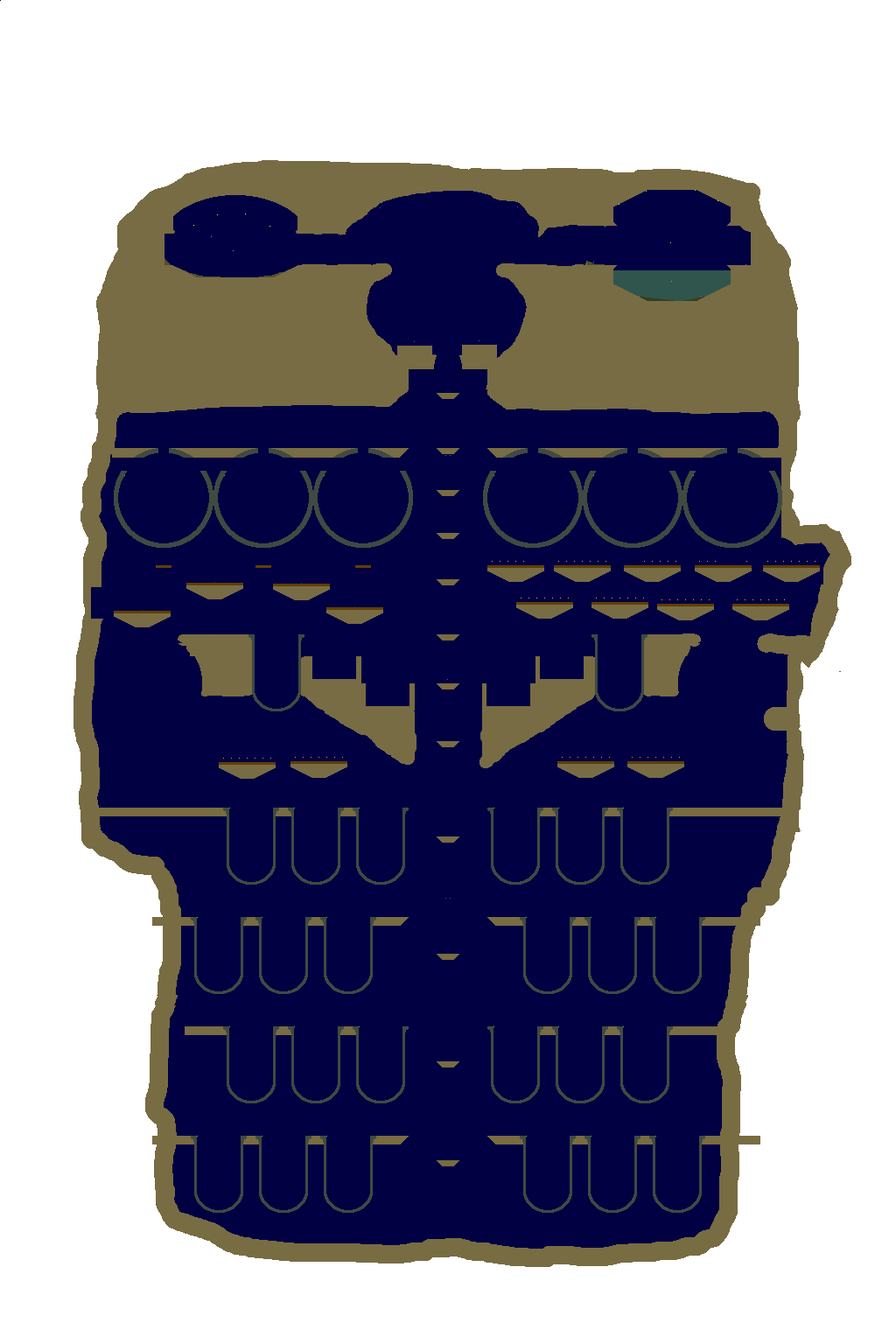
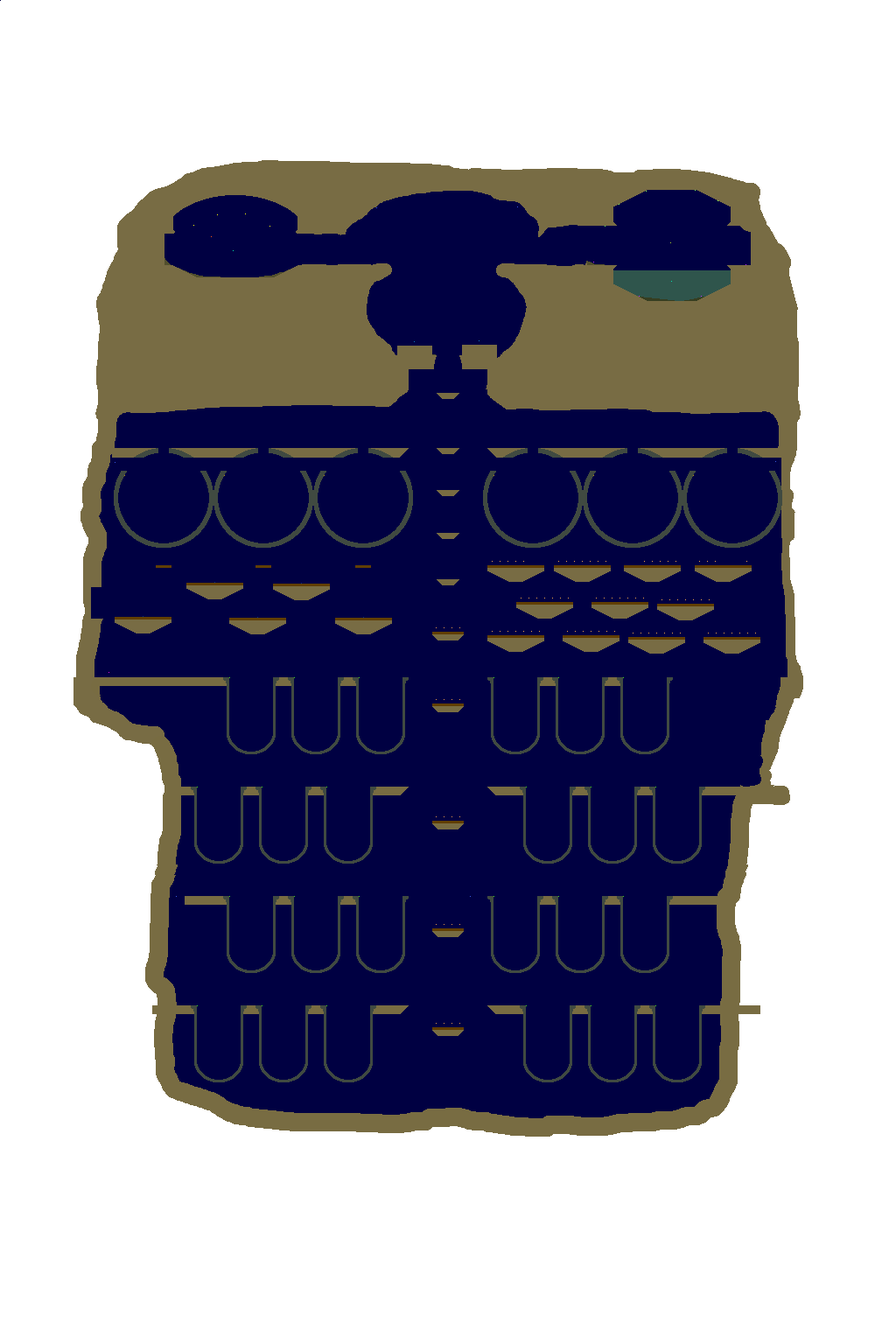
Layers edited between the first and the second 896 × 1344 image:
painted on "Background" over left=73, top=207, right=852, bottom=1267
